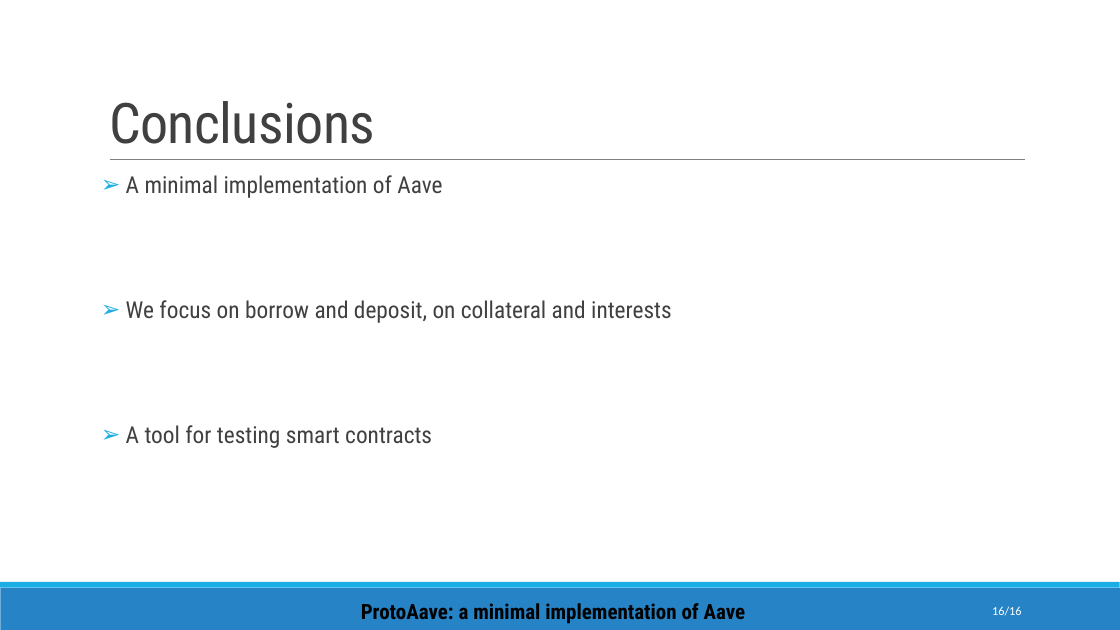
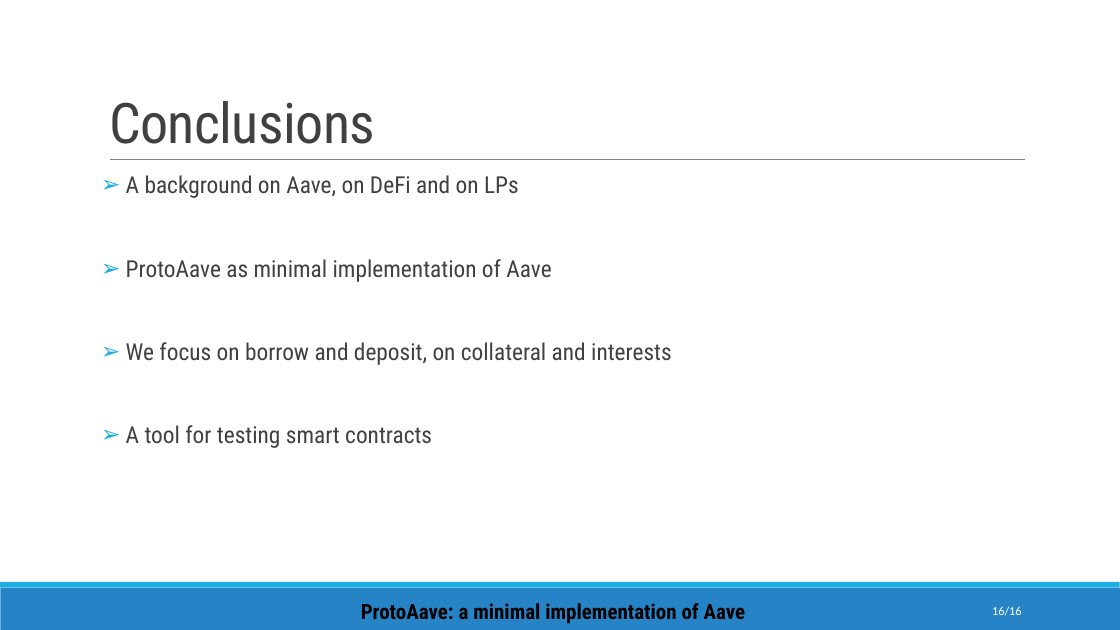
Before and after one commit to enricopiseddu/lendingPool, a slide deck: slide 16 of presentation.pptx. Drawn at 1120x630 pixels with LibreOffice and Linux fonts; fonts in the diff are those of the drawing. Boxes give left, top, right and bottom in pixels: in the first picture for what was removed or moved away, otherwise in the second. Text is boxed around its words. In the diff, an @@ line names an element or a change of style, - is before the commit and + after.

```diff
--- a/presentation.pptx
+++ b/presentation.pptx
@@ text at box(126, 175, 551, 282): text changed @@
-➢ A minimal implementation of Aave
+➢ A background on Aave, on DeFi and on LPs
+➢ ProtoAave as minimal implementation of Aave
```
Also in this commit, not shown: 5 other slides changed.
